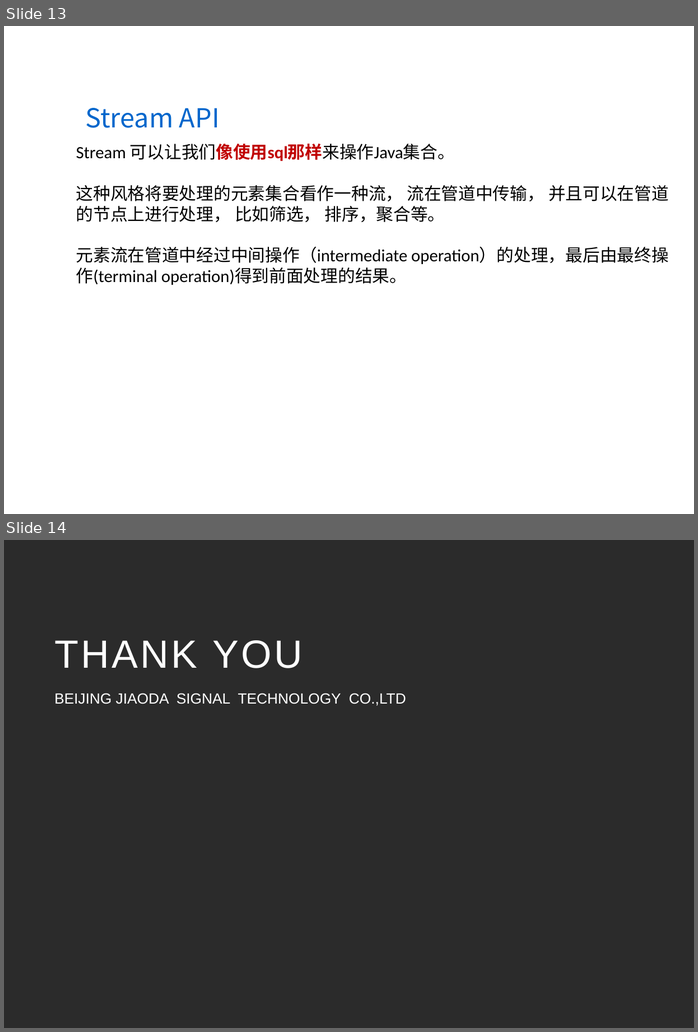
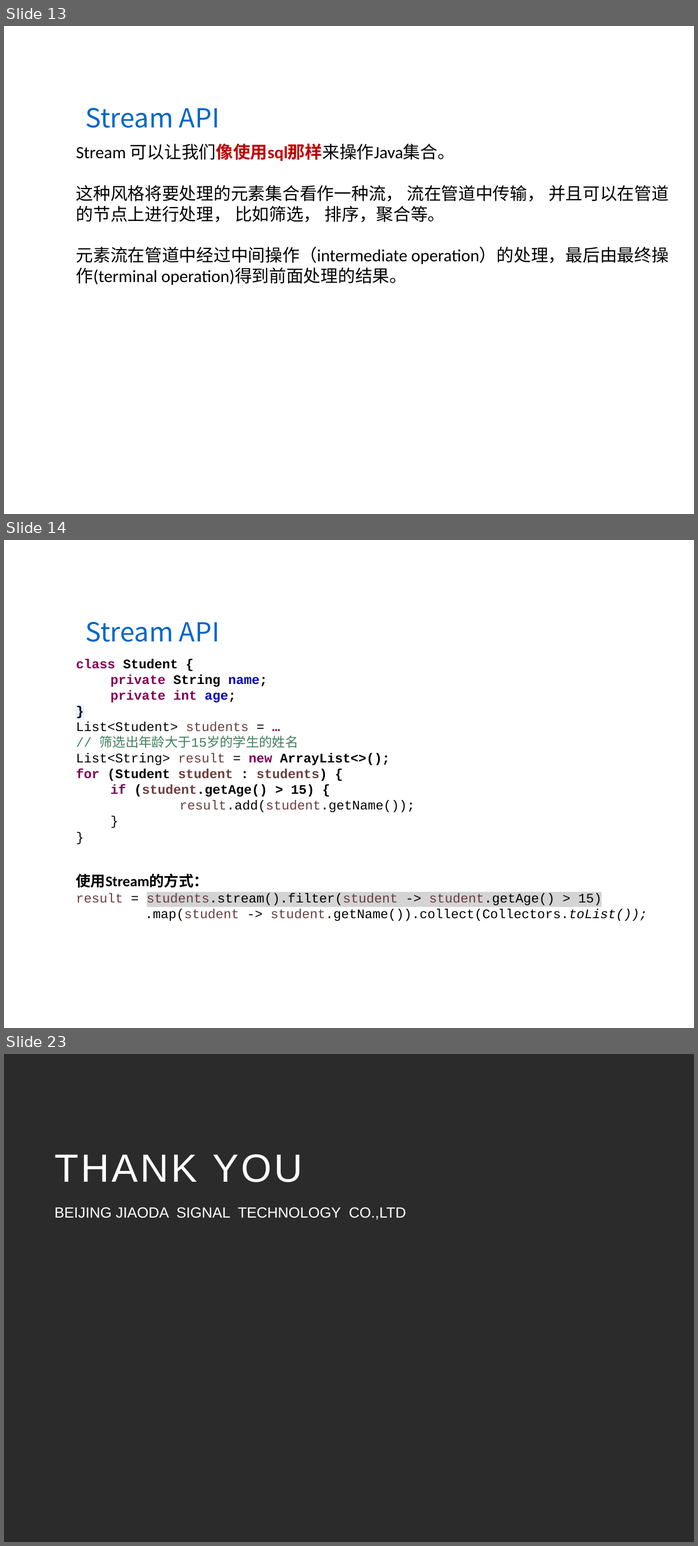
Before and after one commit to wanglei949758173/study, a slide deck: share/Java8(LambdaExpressions&StreamAPI).pptx. Shown one above the other, each under a label of ours: slides 13 and 14 before the commit, slides 13, 14 and 23 after it; the slides between them are not shown. The pictures are 698x1032 and 698x1546 pixels, drawn with LibreOffice and Linux fonts; fonts in the diff are those of the drawing; background and template pictures are left out; a plain dark background stands for a picture behind light text. Boxes give left, top, right and bottom in pixels: in the first picture for what was removed or moved away, otherwise in the second. Text is boxed around its words. In the diff, an @@ line names an element or a change of style, - is before the commit and + after.

```diff
--- a/share/Java8(LambdaExpressions&StreamAPI).pptx
+++ b/share/Java8(LambdaExpressions&StreamAPI).pptx
@@ slide 14 added at (4, 540, 694, 1028), background picture (left out) @@
@@ text added at (85, 622, 220, 642), 32 pt, text #0066CC @@
+Stream API
@@ text added at (76, 659, 414, 812), 16 pt, text #000000, bold @@
+class Student {
+  private String name;
+  private int age;
+}
+List<Student> students = …
+// 筛选出年龄大于15岁的学生的姓名
+List<String> result = new ArrayList<>();
+for (Student student : students) {
+  if (student.getAge() > 15) {
+  result.add(student.getName());
+  }
+}
@@ text added at (76, 873, 647, 921), 16 pt, text #000000 @@
+使用Stream的方式：
+result = students.stream().filter(student -> student.getAge() > 15)
+.map(student -> student.getName()).collect(Collectors.toList());
@@ what was slide 14 is now slide 23 @@
```
Also in this commit, not shown: 2 slides changed, 8 other slides added, 12 other files.
